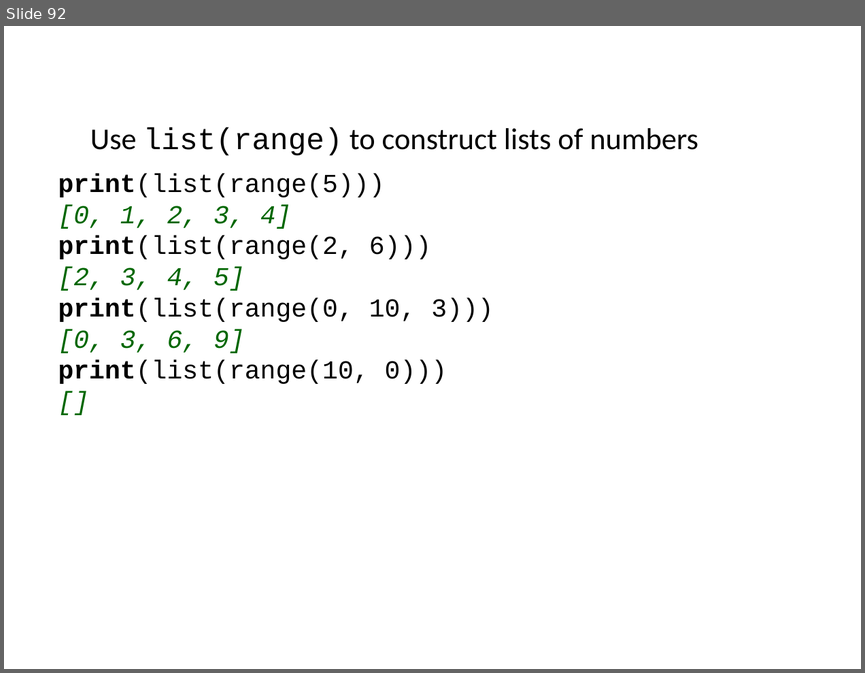
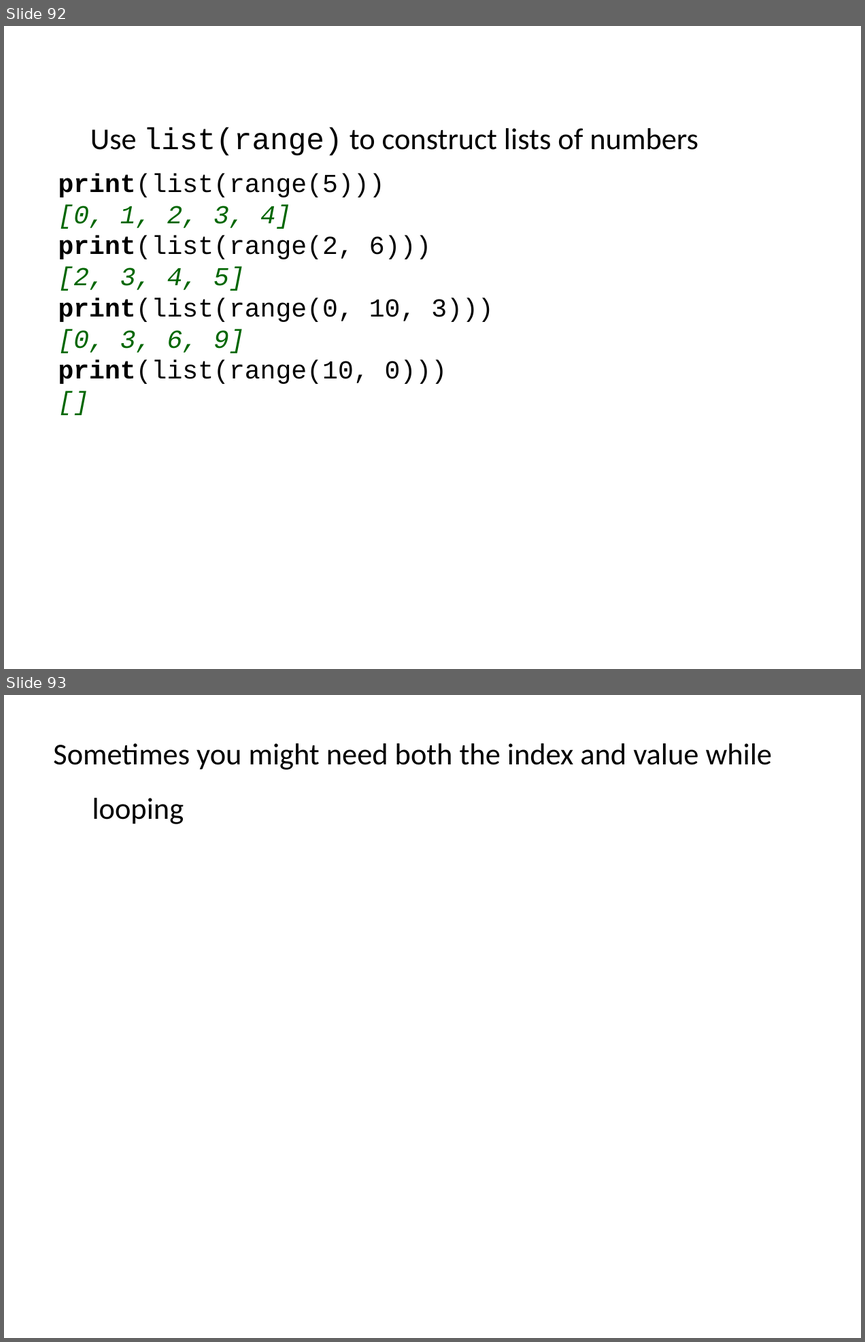
Before and after one commit to ncasuk/ncas-isc, a slide deck: python/presentations/learning_python/07_lists.pptx. Shown one above the other, each under a label of ours: slide 92 before the commit, slides 92 and 93 after it. The pictures are 865x673 and 865x1342 pixels, drawn with LibreOffice and Linux fonts; fonts in the diff are those of the drawing; background and template pictures are left out. Boxes give left, top, right and bottom in pixels: in the first picture for what was removed or moved away, otherwise in the second. Text is boxed around its words. In the diff, an @@ line names an element or a change of style, - is before the commit and + after.

```diff
--- a/python/presentations/learning_python/07_lists.pptx
+++ b/python/presentations/learning_python/07_lists.pptx
@@ slide 93 added at [4,695,861,1338], background picture (left out) @@
@@ text added at [53,743,772,824], 28 pt, text #000000 @@
+Sometimes you might need both the index and value while looping
```
Also in this commit, not shown: 1 slide changed, 4 other slides added, 6 slides removed, 1 other file.
